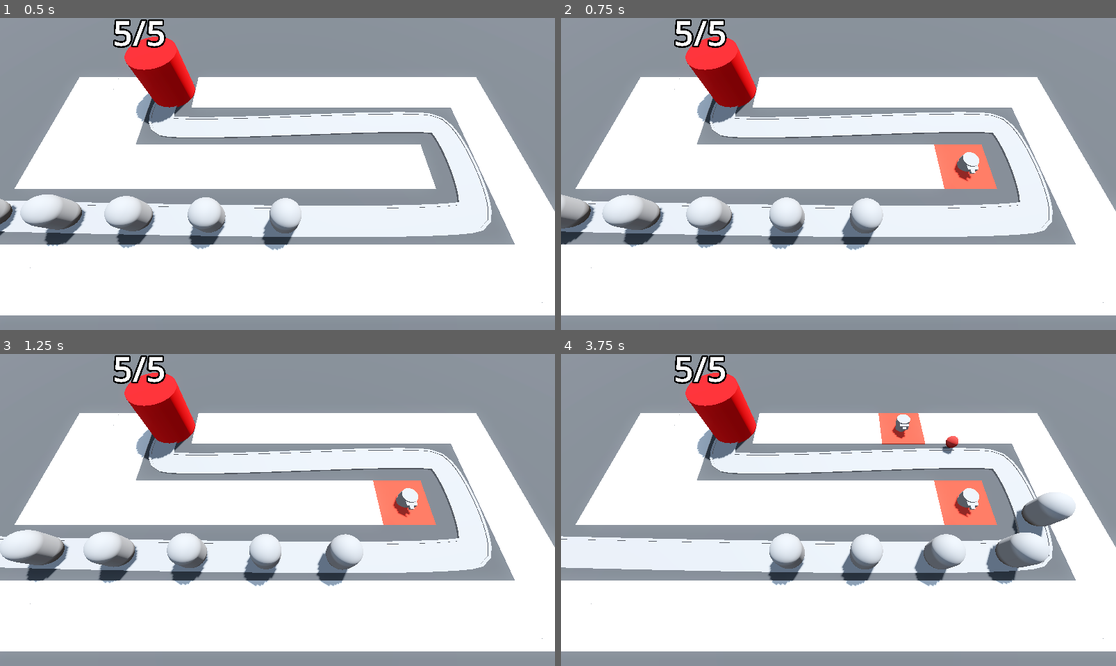
Above: before the commit, frames 1-4 (two rows, left to right).
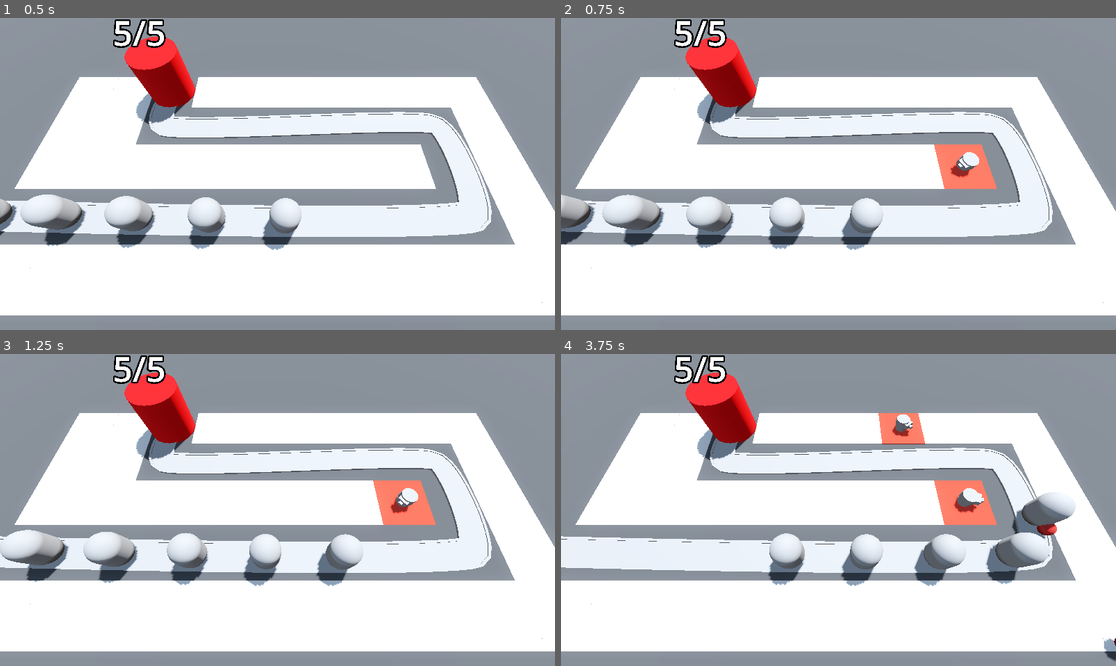
Above: after the commit, the same moments.

Repository: t04glovern/TinyTowerDefense
Game: Godot game, scene res://Levels/BaseLevel.tscn
The game is run twice, just before and just after one commit, with the same random seed, the same clock (stepped at 60 frames per second) and the same inputs.
Inputs (mouse positions are in pixels of both pictures, inside the frame that each line leads up to):
- Up to frame 1 (0.5 s): no input
- Up to frame 2 (0.75 s): move the mouse to (960, 158) at 0.52 s; press the mouse at (960, 158) at 0.53 s
- Up to frame 3 (1.25 s): no input
- Up to frame 4 (3.75 s): move the mouse to (727, 525) at 1.27 s; release the mouse at (727, 525) at 1.28 s; click (727, 525) at 1.35 s; move the mouse to (894, 441) at 2.02 s; press the mouse at (894, 441) at 2.03 s; move the mouse to (810, 572) at 2.77 s; release the mouse at (810, 572) at 2.78 s; click (810, 572) at 2.85 s; move the mouse to (1005, 556) at 3.52 s; press the mouse at (1005, 556) at 3.53 s

Frame 1 is identical in both runs. In frame 2, 0.1% of the frame differs, in the area x 70-76%, y 44-53%; in frame 3, 0.1%; in frame 4, 0.5%, in the area x 60-100%, y 21-99%.

Commit message:
48. Aiming the Turrets

Diff:
--- a/Levels/BaseLevel.tscn
+++ b/Levels/BaseLevel.tscn
@@ -120,6 +120,7 @@
 
 [node name="Base" parent="." instance=ExtResource("3_pct4n")]
 
-[node name="TurretManager" type="Node3D" parent="."]
+[node name="TurretManager" type="Node3D" parent="." node_paths=PackedStringArray("enemy_path")]
 script = ExtResource("5_8oce3")
 turret = ExtResource("6_ovc21")
+enemy_path = NodePath("../Path3D")
--- a/Levels/turret_manager.gd
+++ b/Levels/turret_manager.gd
@@ -1,9 +1,11 @@
 extends Node3D
 
 @export var turret: PackedScene
+@export var enemy_path: Path3D
 
 
 func build_turret(turret_position: Vector3) -> void:
 	var new_turret = turret.instantiate()
+	add_child(new_turret)
 	new_turret.global_position = turret_position
-	add_child(new_turret)
+	new_turret.enemy_path = enemy_path
--- a/Turret/turret.gd
+++ b/Turret/turret.gd
@@ -3,10 +3,18 @@
 
 @export var projectile: PackedScene
 
+var enemy_path: Path3D
+
 @onready var turret_top: Node3D = $TurretBase/TurretTop
 
 
-func _on_timer_timeout():
-    var shot = projectile.instantiate()
-    add_child(shot)
-    shot.global_position = turret_top.global_position
+func _physics_process(delta: float) -> void:
+	var enemy = enemy_path.get_children().back()
+	look_at(enemy.global_position, Vector3.UP, true)
+
+
+func _on_timer_timeout() -> void:
+	var shot = projectile.instantiate()
+	add_child(shot)
+	shot.global_position = turret_top.global_position
+	shot.direction = turret_top.global_transform.basis.z
Not shown: 4 places in MeshLibraries/SpaceLibrary.tres that only renumber resources
